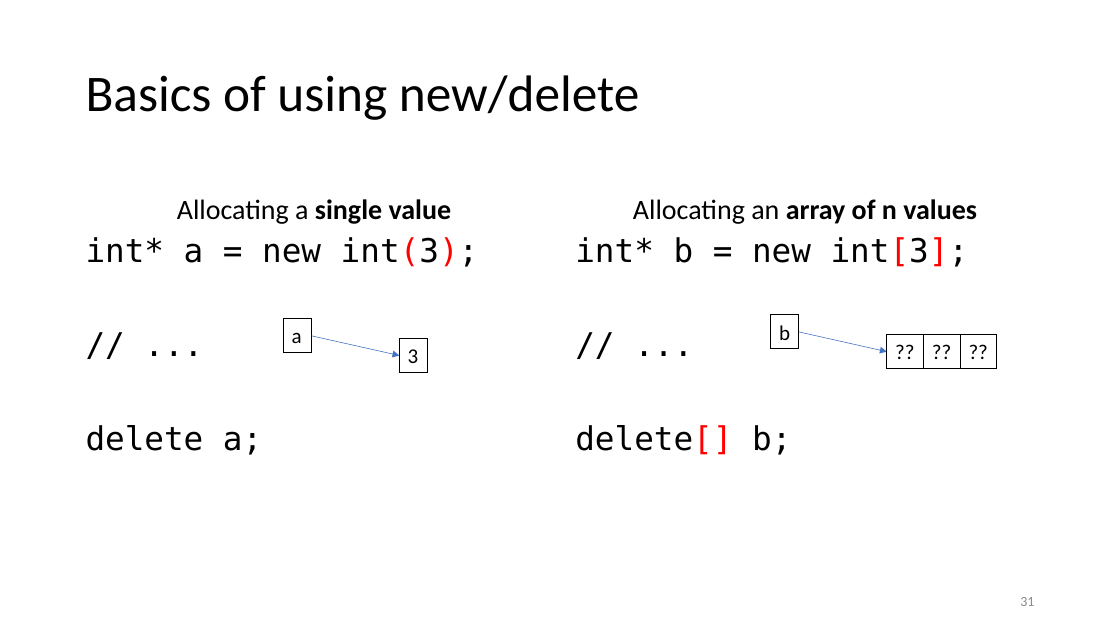
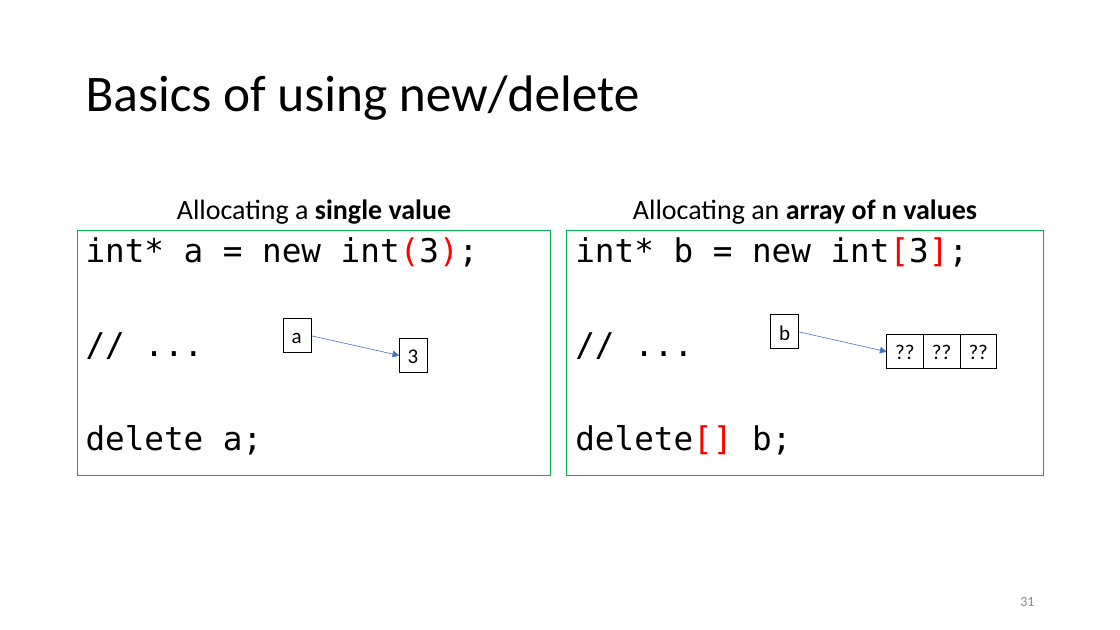
Before and after one commit to tjd1234/cmpt135spring2024, a slide deck: slide 31 of sample_code/week3/week3_cmpt135.pptx. Drawn at 1120x630 pixels with LibreOffice and Linux fonts; fonts in the diff are those of the drawing. Boxes give left, top, right and bottom in pixels: in the first picture for what was removed or moved away, otherwise in the second. Text is boxed around its words. In the diff, an @@ line names an element or a change of style, - is before the commit and + after.

```diff
--- a/sample_code/week3/week3_cmpt135.pptx
+++ b/sample_code/week3/week3_cmpt135.pptx
@@ text "int* a = new int(3);": place and size @@
-text "int* a = new int(3);" at [86,237,479,455]
+text "int* a = new int(3);" at [77,230,551,476]
@@ text "int* a = new int(3);" at [77,230,551,476]: outline none to #00B050 0.75 pt @@
@@ text "int* b = new int[3];" at [567,230,1044,476]: outline none to #00B050 0.75 pt @@
@@ text "int* b = new int[3];": place and size @@
-text "int* b = new int[3];" at [575,237,969,455]
+text "int* b = new int[3];" at [567,230,1044,476]
```
Also in this commit, not shown: 5 other slides changed, 3 slides added.
